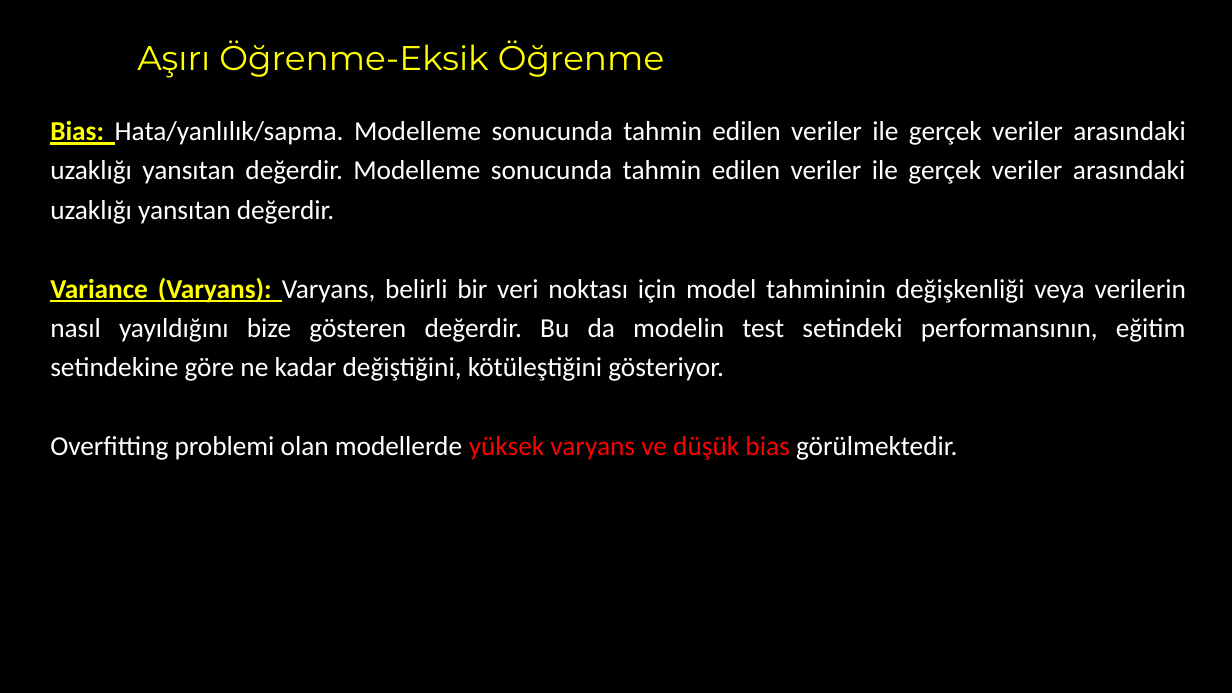
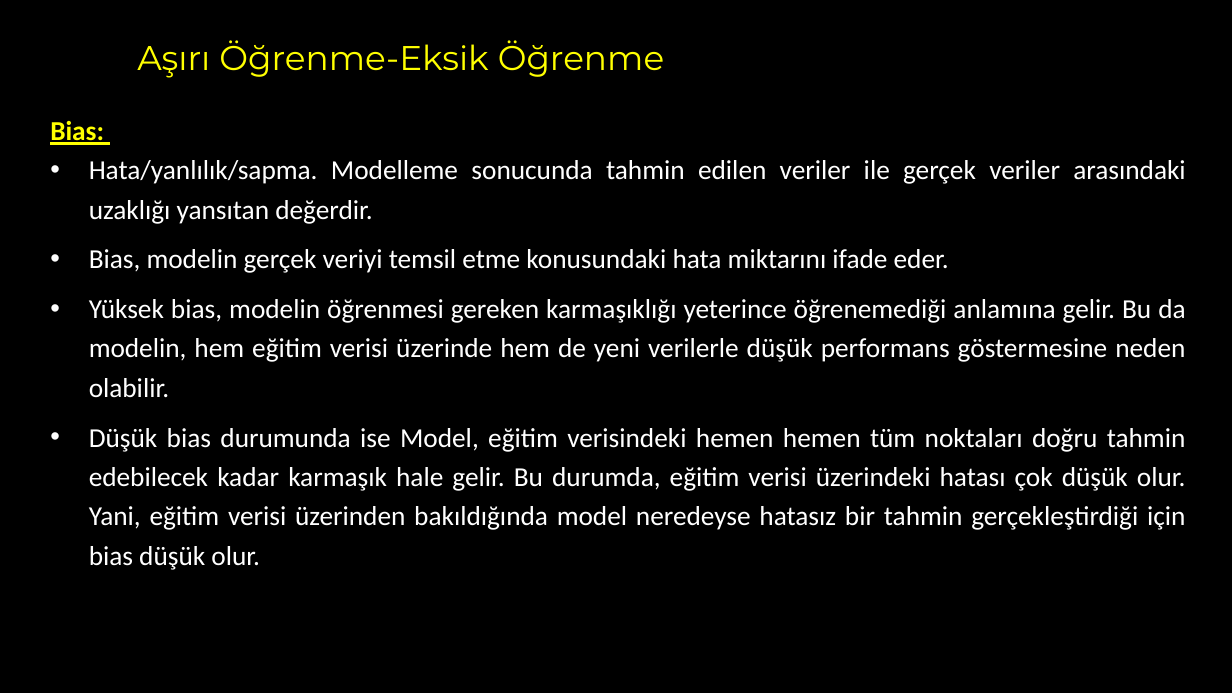
Before and after one commit to akaraci/Makine-Ogrenmesi, a slide deck: slide 15 of Sunular/MÖT-Hafta-4 - Underfitting_and_Overfitting.pptx. Drawn at 1232x693 pixels with LibreOffice and Linux fonts; fonts in the diff are those of the drawing. Boxes give left, top, right and bottom in pixels: in the first picture for what was removed or moved away, otherwise in the second. Text is boxed around its words. In the diff, an @@ line names an element or a change of style, - is before the commit and + after.

```diff
--- a/Sunular/MÖT-Hafta-4 - Underfitting_and_Overfitting.pptx
+++ b/Sunular/MÖT-Hafta-4 - Underfitting_and_Overfitting.pptx
@@ text at (x1=50, y1=121, x2=1186, y2=570): text changed @@
-Bias: Hata/yanlılık/sapma. Modelleme sonucunda tahmin edilen veriler ile gerçek veriler arasındaki uzaklığı yansıtan değerdir. Modelleme sonucunda tahmin edilen veriler ile gerçek veriler arasındaki uzaklığı yansıtan değerdir.
-Variance (Varyans): Varyans, belirli bir veri noktası için model tahmininin değişkenliği veya verilerin nasıl yayıldığını bize gösteren değerdir. Bu da modelin test setindeki performansının, eğitim setindekine göre ne kadar değiştiğini, kötüleştiğini gösteriyor.
-Overfitting problemi olan modellerde yüksek varyans ve düşük bias görülmektedir.
+Bias:
+• Hata/yanlılık/sapma. Modelleme sonucunda tahmin edilen veriler ile gerçek veriler arasındaki uzaklığı yansıtan değerdir.
+• Bias, modelin gerçek veriyi temsil etme konusundaki hata miktarını ifade eder.
+• Yüksek bias, modelin öğrenmesi gereken karmaşıklığı yeterince öğrenemediği anlamına gelir. Bu da modelin, hem eğitim verisi üzerinde hem de yeni verilerle düşük performans göstermesine neden olabilir.
+• Düşük bias durumunda ise Model, eğitim verisindeki hemen hemen tüm noktaları doğru tahmin edebilecek kadar karmaşık hale gelir. Bu durumda, eğitim verisi üzerindeki hatası çok düşük olur. Yani, eğitim verisi üzerinden bakıldığında model neredeyse hatasız bir tahmin gerçekleştirdiği için bias düşük olur.
```
Also in this commit, not shown: 9 other slides changed, 1 slide added, 1 slide removed.
